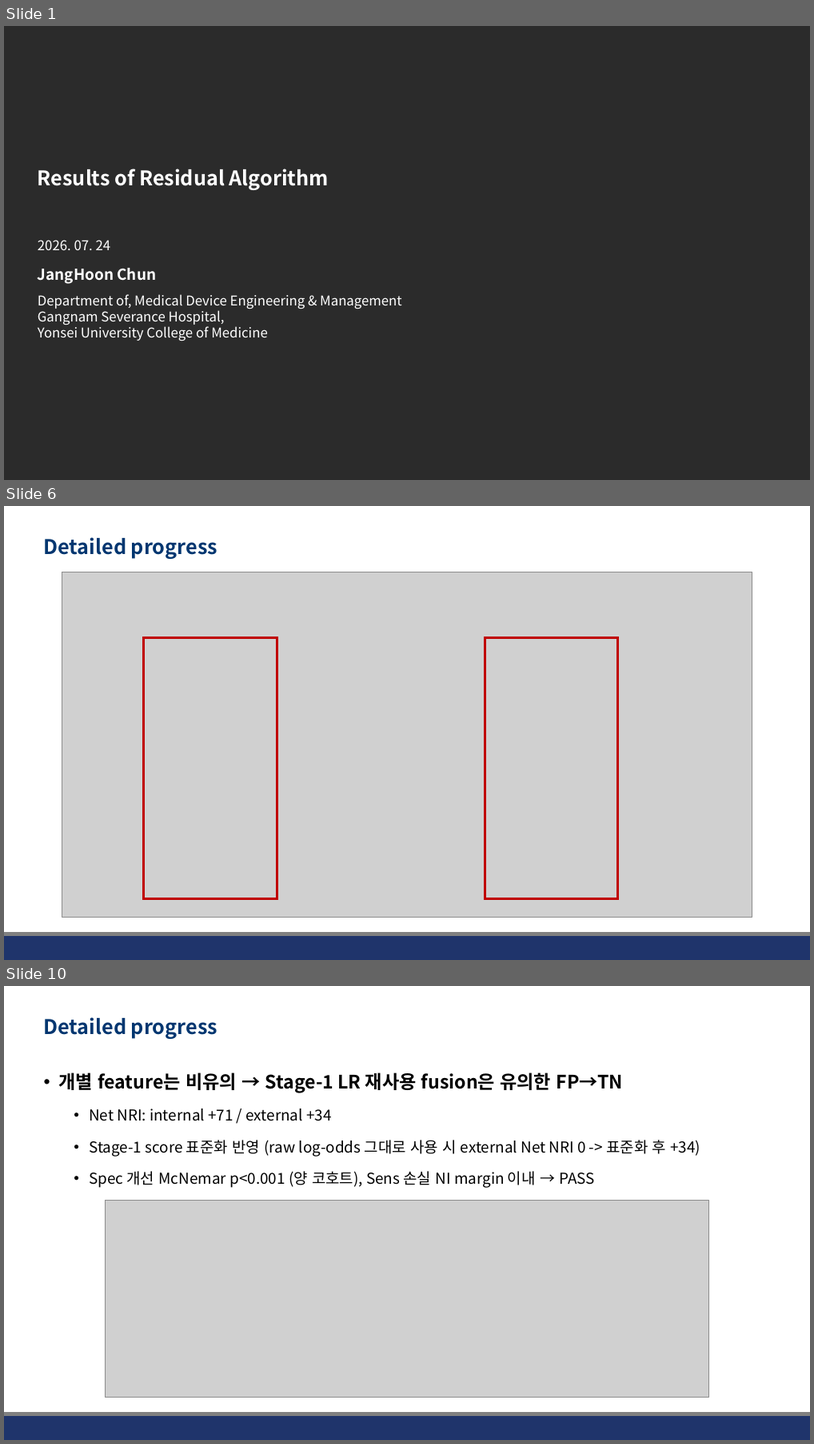
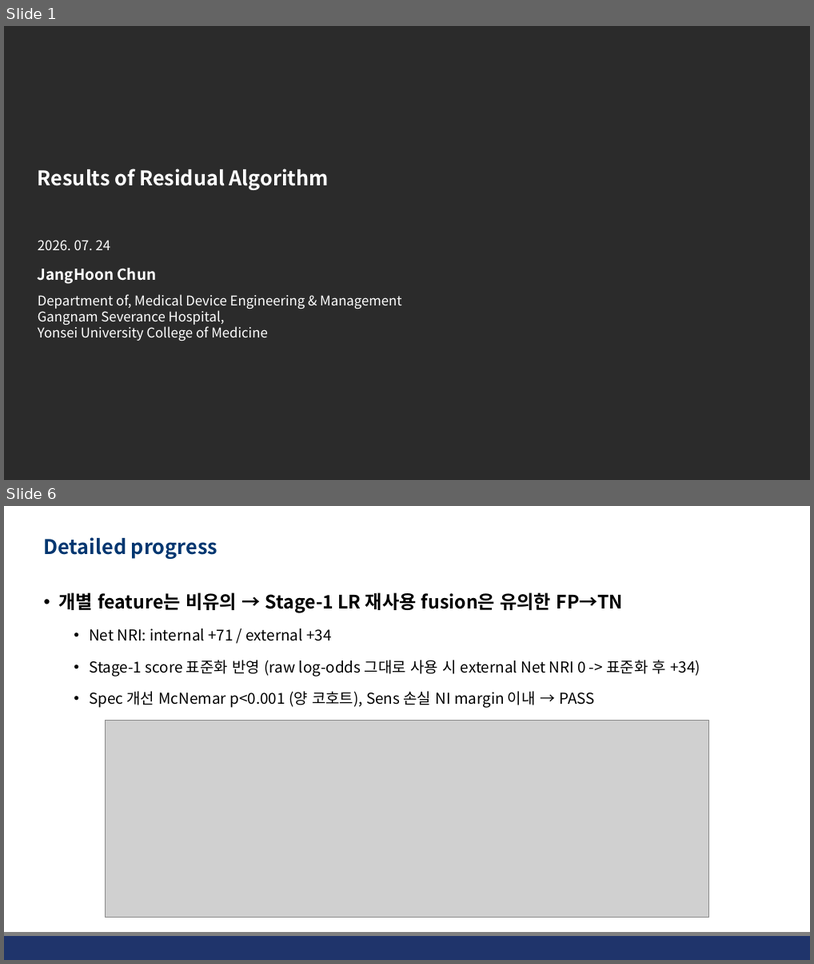
Before and after one commit to JHWannabe/Clinical_Study, a slide deck: docs/260724_Results_of_Residual_Algorithm.pptx. Shown one above the other, each under a label of ours: slides 1, 6 and 10 before the commit, slides 1 and 6 after it; the slides between them are not shown. The pictures are 814x1444 and 814x964 pixels, drawn with LibreOffice and Linux fonts; fonts in the diff are those of the drawing; grey boxes stand for pictures; background and template pictures are left out; a plain dark background stands for a picture behind light text. Boxes give left, top, right and bottom in pixels: in the first picture for what was removed or moved away, otherwise in the second. Text is boxed around its words. In the diff, an @@ line names an element or a change of style, - is before the commit and + after.

```diff
--- a/docs/260724_Results_of_Residual_Algorithm.pptx
+++ b/docs/260724_Results_of_Residual_Algorithm.pptx
@@ slide 6 removed at (4,506,810,960), background #FFFFFF; not listed: 2 template elements that a slide beside it also shows @@
@@ title removed at (44,537,218,559) @@
-Detailed progress
@@ picture removed at (62,572,752,916) @@
@@ rectangle removed at (144,637,277,898) @@
@@ rectangle removed at (485,637,618,898) @@
@@ what was slide 10 is now slide 6 @@
```
Also in this commit, not shown: 9 slides changed, 2 slides added, 3 other slides removed, 25 other files.
